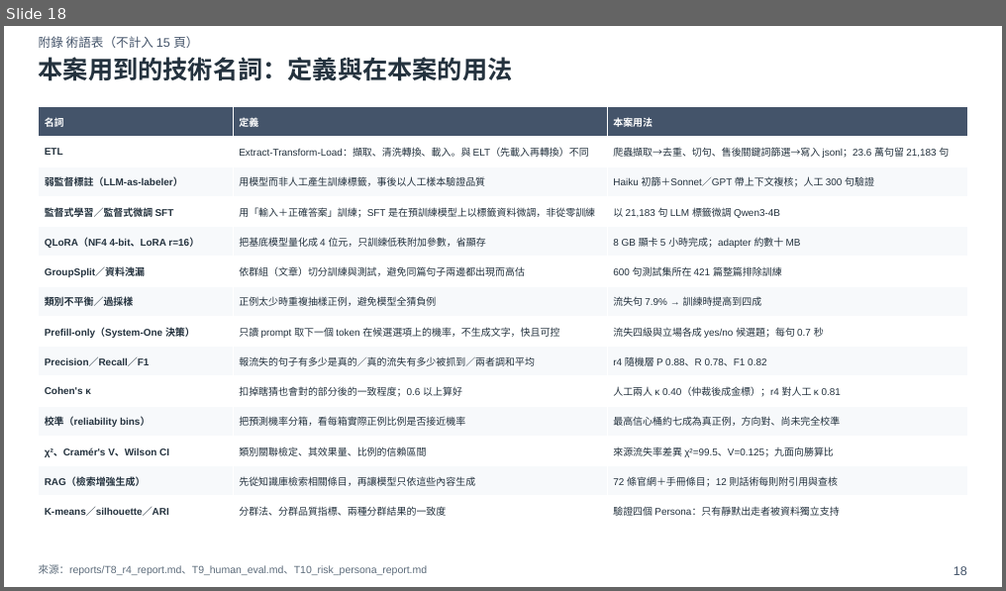
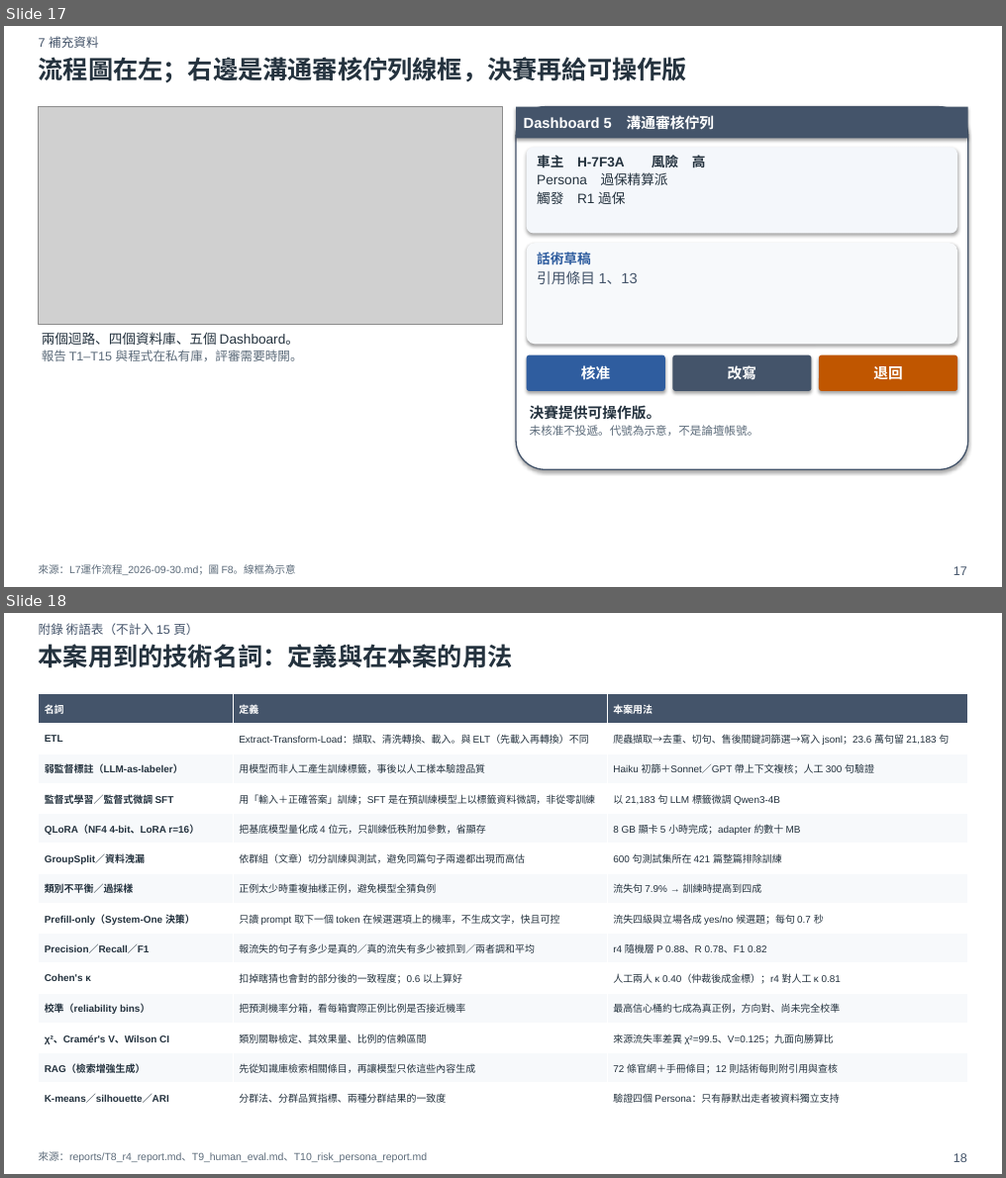
Before and after one commit to xxx789666/hotai-ai-hackathon-lexus, a slide deck: deck/初賽簡報_v0.pptx. Shown one above the other, each under a label of ours: slide 18 before the commit, slides 17 and 18 after it. The pictures are 1006x591 and 1006x1178 pixels, drawn with LibreOffice and Linux fonts; fonts in the diff are those of the drawing; grey boxes stand for pictures. Boxes give left, top, right and bottom in pixels: in the first picture for what was removed or moved away, otherwise in the second. Text is boxed around its words. In the diff, an @@ line names an element or a change of style, - is before the commit and + after.

Commit message:
初賽簡報升到 v1：套上已拍板的三層 KPI、選圖與導入時程。
附錄 A2 收來源差異、風險分布、校準與季趨勢，內容頁仍維持 15 頁。

```diff
--- a/deck/初賽簡報_v0.pptx
+++ b/deck/初賽簡報_v0.pptx
@@ slide 17 added at bbox=[4, 26, 1002, 587], background #FFFFFF @@
@@ text added at bbox=[39, 36, 98, 48], 12 pt, text #44546A @@
+7 補充資料
@@ text added at bbox=[39, 57, 687, 83], 24 pt, text #24323E, bold @@
+流程圖在左；右邊是溝通審核佇列線框，決賽再給可操作版
@@ picture added at bbox=[39, 107, 503, 325] @@
@@ rounded rectangle added at bbox=[516, 107, 968, 470], fill #FFFFFF, outline #44546A 1.25 pt @@
@@ rectangle added at bbox=[516, 107, 968, 138], fill #44546A @@
@@ text added at bbox=[524, 115, 714, 129], 14 pt, text #FFFFFF, bold @@
+Dashboard 5 溝通審核佇列
@@ rounded rectangle added at bbox=[527, 148, 957, 233], fill #F4F7FB @@
@@ text added at bbox=[537, 153, 706, 204], 13 pt, text #24323E @@
+車主 H-7F3A 風險 高
+Persona 過保精算派
+觸發 R1 過保
@@ rounded rectangle added at bbox=[527, 243, 957, 344], fill #F7F9FB @@
@@ text added at bbox=[537, 251, 638, 284], 14 pt, text #44546A @@
+話術草稿
+引用條目 1、13
@@ text added at bbox=[42, 332, 303, 362], 13 pt, text #24323E @@
+兩個迴路、四個資料庫、五個 Dashboard。
+報告 T1–T15 與程式在私有庫，評審需要時開。
@@ rounded rectangle added at bbox=[527, 356, 665, 391], fill #2F5D9F @@
@@ text added at bbox=[581, 366, 610, 379], 14 pt, text #FFFFFF, bold @@
+核准
@@ rounded rectangle added at bbox=[672, 356, 811, 391], fill #44546A @@
@@ text added at bbox=[728, 366, 756, 379], 14 pt, text #FFFFFF, bold @@
+改寫
@@ rounded rectangle added at bbox=[819, 356, 957, 391], fill #C05600 @@
@@ text added at bbox=[873, 365, 902, 383], 14 pt, text #FFFFFF, bold @@
+退回
@@ text added at bbox=[530, 405, 759, 436], 11 pt, text #5C6B7A @@
+決賽提供可操作版。
+未核准不投遞。代號為示意，不是論壇帳號。
@@ text added at bbox=[39, 565, 296, 575], 10 pt, text #5C6B7A @@
+來源：L7運作流程_2026-09-30.md；圖 F8。線框為示意
@@ text added at bbox=[953, 567, 967, 575], 12 pt, text #44546A @@
+17
```
Also in this commit, not shown: 6 slides changed, 3 other slides added, 3 slides removed, 13 other files.
